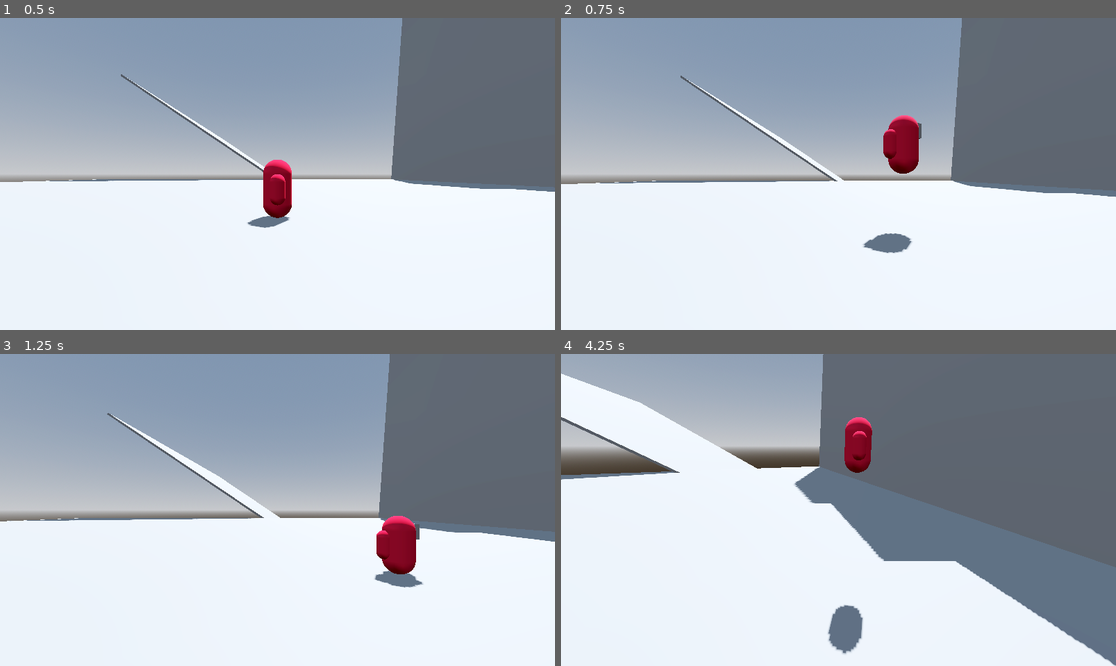
Above: before the commit, frames 1-4 (two rows, left to right).
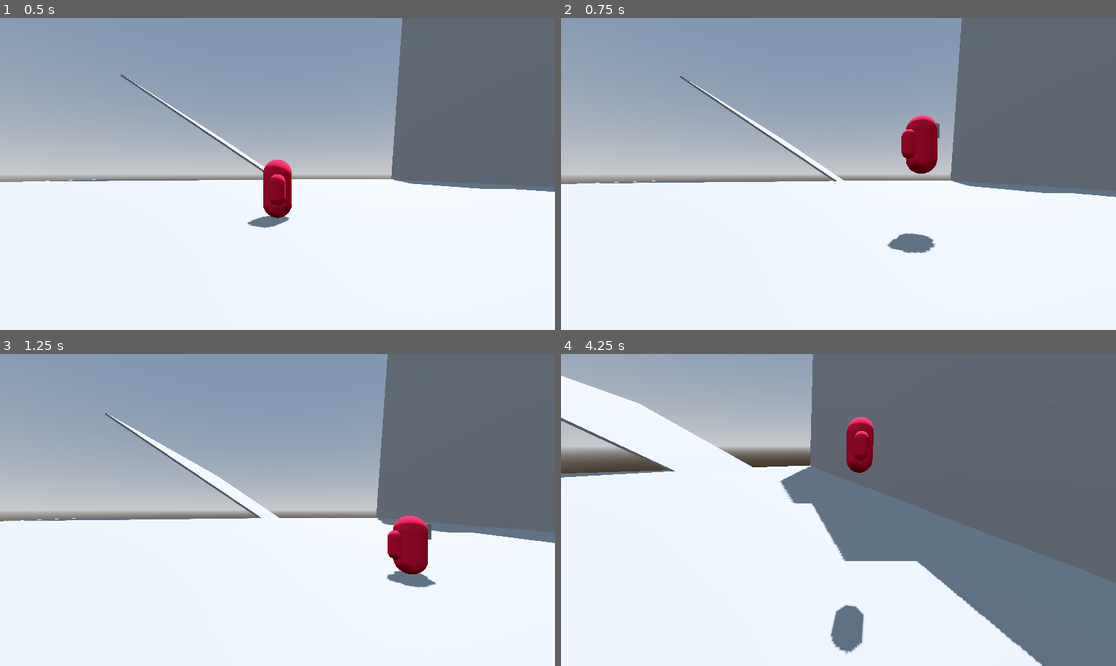
Above: after the commit, the same moments.

Repository: lead0lead/godot-3d-bullet-hell
Game: Godot game, scene res://scenes/main.tscn
Same seed, same stepped clock (60 frames per second), same inputs: the game is played once before the commit and once after it.
Inputs (mouse positions are in pixels of both pictures, inside the frame that each line leads up to):
- Up to frame 1 (0.5 s): no input
- Up to frame 2 (0.75 s): tap Enter at 0.5 s; move the mouse to (960, 158) at 0.52 s; hold D (right) from 0.53 s (still down); hold Space (jump) from 0.53 s (still down); tap Shift (dash) at 0.6 s
- Up to frame 3 (1.25 s): keep holding D (right); keep holding Space (jump)
- Up to frame 4 (4.25 s): move the mouse to (727, 525) at 1.27 s; release D (right) at 1.28 s; release Space (jump) at 1.28 s; hold S (back) 1.28-2.03 s; tap Space (jump) at 1.35, 1.52, 1.82, 3.02, 3.32 s; tap Shift (dash) at 1.55, 2.1, 3.05 s; move the mouse to (894, 441) at 2.02 s; hold D (right) 2.03-2.78 s; hold Space (jump) 2.03-2.78 s; move the mouse to (810, 572) at 2.77 s; hold W (forward) from 2.78 s (still down); click (810, 572) at 2.85 s; move the mouse to (877, 513) at 3.52 s; hold Space (jump) from 3.53 s (still down); tap V (toggle_flight) at 3.6 s

Frame 1 is identical in both runs. In frame 2, 1.9% of the frame differs, in the area x 2-100%, y 1-76%; in frame 3, 1.8%; in frame 4, 6.3%, in the area x 0-100%, y 0-100%.

Commit message:
Add dash jump-boost
jumping while dashing now gives a speedboost

Diff:
--- a/scripts/player.gd
+++ b/scripts/player.gd
@@ -9,14 +9,20 @@
 @export var rotation_speed := 8.0
 @export var jump_impulse := 14.0
 @export var flight_impulse := 8.0
-@export var dash_impulse := 30.0
+@export var dash_impulse := 40.0
 
 @onready var _camera: Camera3D = %PlayerCamera
 
 var _move_direction = Vector3.ZERO
 var _last_move_direction := Vector3.FORWARD
 var _gravity := -50
+
 var flying: bool = false
+
+var dashing: bool = false
+var dash_velocity = Vector3.ZERO
+var dash_timer := 0.0
+var dash_duration := 0.2
 
 func _physics_process(delta: float) -> void:
 	_rotate_player_model(delta)
@@ -44,9 +50,17 @@
 
 	if Input.is_action_just_pressed("jump") and is_on_floor():
 		velocity.y = jump_impulse
+		velocity += dash_velocity
 
 	if Input.is_action_just_pressed("dash"):
 		_dash()
+
+	if dashing:
+		dash_timer -= delta
+		if dash_timer <= 0:
+			dashing = false
+			dash_velocity = Vector3.ZERO
+
 	move_and_slide()
 
 	print("current speed: ", velocity.length())
@@ -80,6 +94,9 @@
 		pass
 
 func _dash():
+	dashing = true
+	dash_velocity = velocity.normalized() * (velocity.length() + dash_impulse)
 	var y_velocity = velocity.y
-	velocity = velocity.normalized() * (velocity.length() + dash_impulse)
+	velocity = dash_velocity
 	velocity.y = y_velocity
+	dash_timer = dash_duration
